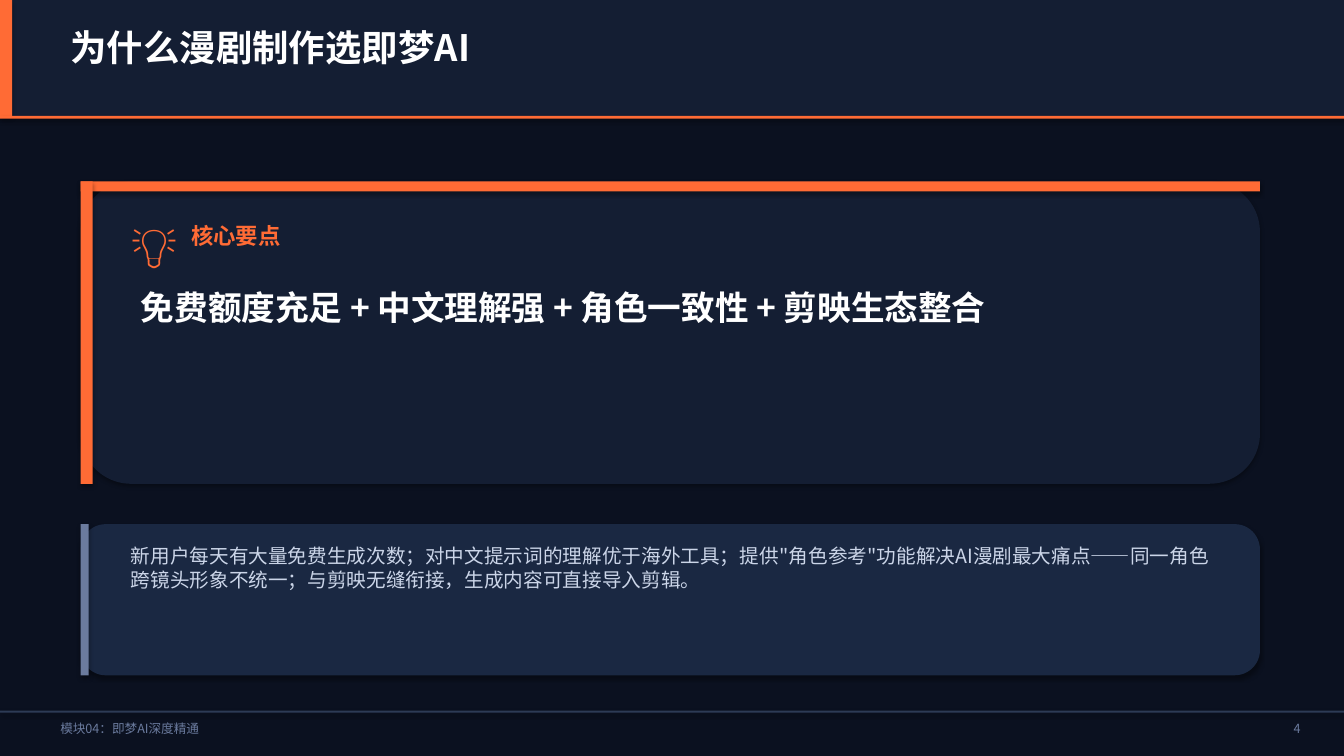
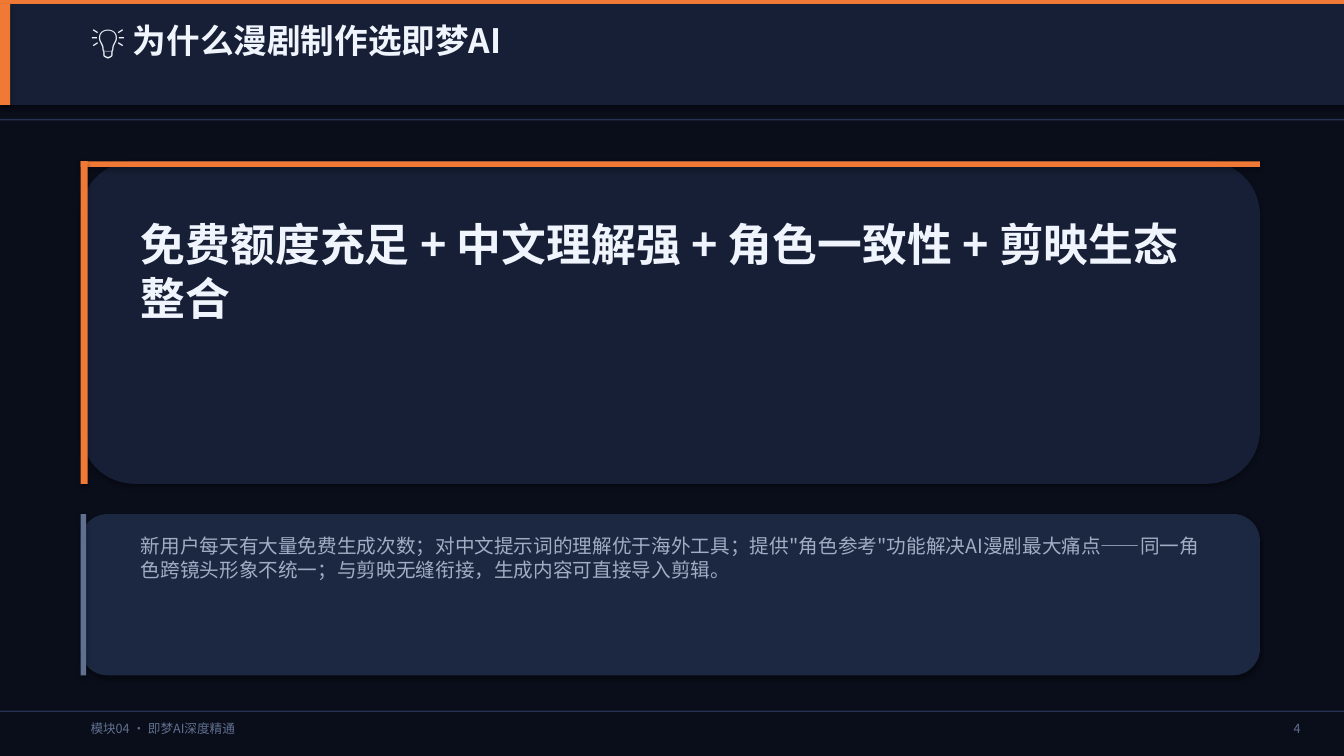
Before and after one commit to lichangjiang932-ship-it/ai-video-class, a slide deck: slide 5 of AI漫剧制作课程/PPT课件/模块04-即梦AI深度精通.pptx. Drawn at 1344x756 pixels with LibreOffice and Linux fonts; fonts in the diff are those of the drawing. Boxes give left, top, right and bottom in pixels: in the first picture for what was removed or moved away, otherwise in the second. Text is boxed around its words. In the diff, an @@ line names an element or a change of style, - is before the commit and + after.

Commit message:
refactor: PPT生成器v4 - 基于CRAP设计原则全面重构
设计系统升级：
- 60-30-10配色法则：60%深色背景/30%卡片层/10%强调色
- 4级文字层次：primary > secondary > tertiary > disabled
- 统一排版系统：display(48) > h1(32) > h2(24) > h3(18) > body(14) > caption(11) > micro(9)
- 网格对齐系统：统一0.8英寸边距

CRAP原则落地：
- Contrast: 大数字52pt vs 标签11pt，色块与背景强对比
- Repetition: 统一page_header/page_footer/card样式
- Alignment: 网格系统，等距分布
- Proximity: 相关元素紧凑分组

视觉升级：
- 极简配色：从6色减为3主色+6强调色调色板
- 大留白：内容密度降低，呼吸感增强
- 卡片化：所有内容元素统一卡片化处理
- 分割线系统：视觉节奏更清晰

```diff
--- a/AI漫剧制作课程/PPT课件/模块04-即梦AI深度精通.pptx
+++ b/AI漫剧制作课程/PPT课件/模块04-即梦AI深度精通.pptx
@@ background #0B1120 to #0A0E1A @@
@@ rectangle: place and size @@
-rectangle at bbox=[0, 0, 1344, 116]
+rectangle at bbox=[0, 0, 1344, 4]
@@ rectangle at bbox=[0, 0, 1344, 4]: fill #141E33 to #F07A35 @@
@@ fill #FF6B35 to #F07A35 in 3 elements at bbox=[81, 161, 1260, 167], bbox=[81, 161, 88, 484], bbox=[0, 4, 10, 105] @@
@@ rectangle: place and size @@
-rectangle at bbox=[0, 0, 12, 116]
+rectangle at bbox=[0, 4, 10, 105]
@@ rectangle added at bbox=[0, 4, 1344, 105], fill #161F35 @@
@@ text at bbox=[133, 24, 502, 56]: text changed; size 26 to 24 pt; text colour #FFFFFF to #F0F4FC @@
-为什么漫剧制作选即梦AI
+💡 为什么漫剧制作选即梦AI
@@ rectangle at bbox=[0, 119, 1344, 120]: fill #FF6B35 to #253350 @@
@@ rounded rectangle: place and size @@
-rounded rectangle at bbox=[81, 181, 1260, 484]
+rounded rectangle at bbox=[81, 161, 1260, 484]
@@ rounded rectangle at bbox=[81, 161, 1260, 484]: fill #141E33 to #161F35 @@
@@ rectangle: place and size @@
-rectangle at bbox=[81, 181, 1260, 192]
+rectangle at bbox=[81, 161, 1260, 167]
@@ rectangle: place and size @@
-rectangle at bbox=[81, 181, 93, 484]
+rectangle at bbox=[81, 161, 88, 484]
@@ text removed at bbox=[121, 212, 222, 272] @@
-💡
@@ text "免费额度充足 + 中文理解强 + 角色一致性 ...": place and size @@
-text "免费额度充足 + 中文理解强 + 角色一致性 ..." at bbox=[141, 291, 986, 324]
+text "免费额度充足 + 中文理解强 + 角色一致性 ..." at bbox=[141, 222, 1178, 319]
@@ text "免费额度充足 + 中文理解强 + 角色一致性 ..." at bbox=[141, 222, 1178, 319]: size 24 to 32 pt, text colour #FFFFFF to #F0F4FC @@
@@ text removed at bbox=[191, 225, 280, 246] @@
-核心要点
@@ rounded rectangle: place and size @@
-rounded rectangle at bbox=[81, 524, 1260, 676]
+rounded rectangle at bbox=[81, 514, 1260, 676]
@@ rounded rectangle at bbox=[81, 514, 1260, 676]: fill #1A2842 to #1C2842 @@
@@ rectangle: place and size @@
-rectangle at bbox=[81, 524, 89, 676]
+rectangle at bbox=[81, 514, 87, 676]
@@ rectangle at bbox=[81, 514, 87, 676]: fill #6B7B9E to #607090 @@
@@ text "新用户每天有大量免费生成次数；对中文提示词的理解优于海外工具；提供"角色参考"功能解决AI漫剧最大痛点——同一角色跨镜头 ...": place and size @@
-text "新用户每天有大量免费生成次数；对中文提示词的理解优于海外工具；提供"角色参考"功能解决AI漫剧最大痛点——同一角色跨镜头 ..." at bbox=[131, 546, 1209, 590]
+text "新用户每天有大量免费生成次数；对中文提示词的理解优于海外工具；提供"角色参考"功能解决AI漫剧最大痛点——同一角色跨镜头 ..." at bbox=[141, 536, 1199, 580]
@@ text "新用户每天有大量免费生成次数；对中文提示词的理解优于海外工具；提供"角色参考"功能解决AI漫剧最大痛点——同一角色跨镜头 ..." at bbox=[141, 536, 1199, 580]: text colour #CBD5E8 to #A0AEC4 @@
@@ text at bbox=[91, 722, 235, 734]: text changed; text colour #6B7B9E to #607090 @@
-模块04：即梦AI深度精通
+模块04 · 即梦AI深度精通
```
Also in this commit, not shown: 12 other slides changed, 19 other files.
